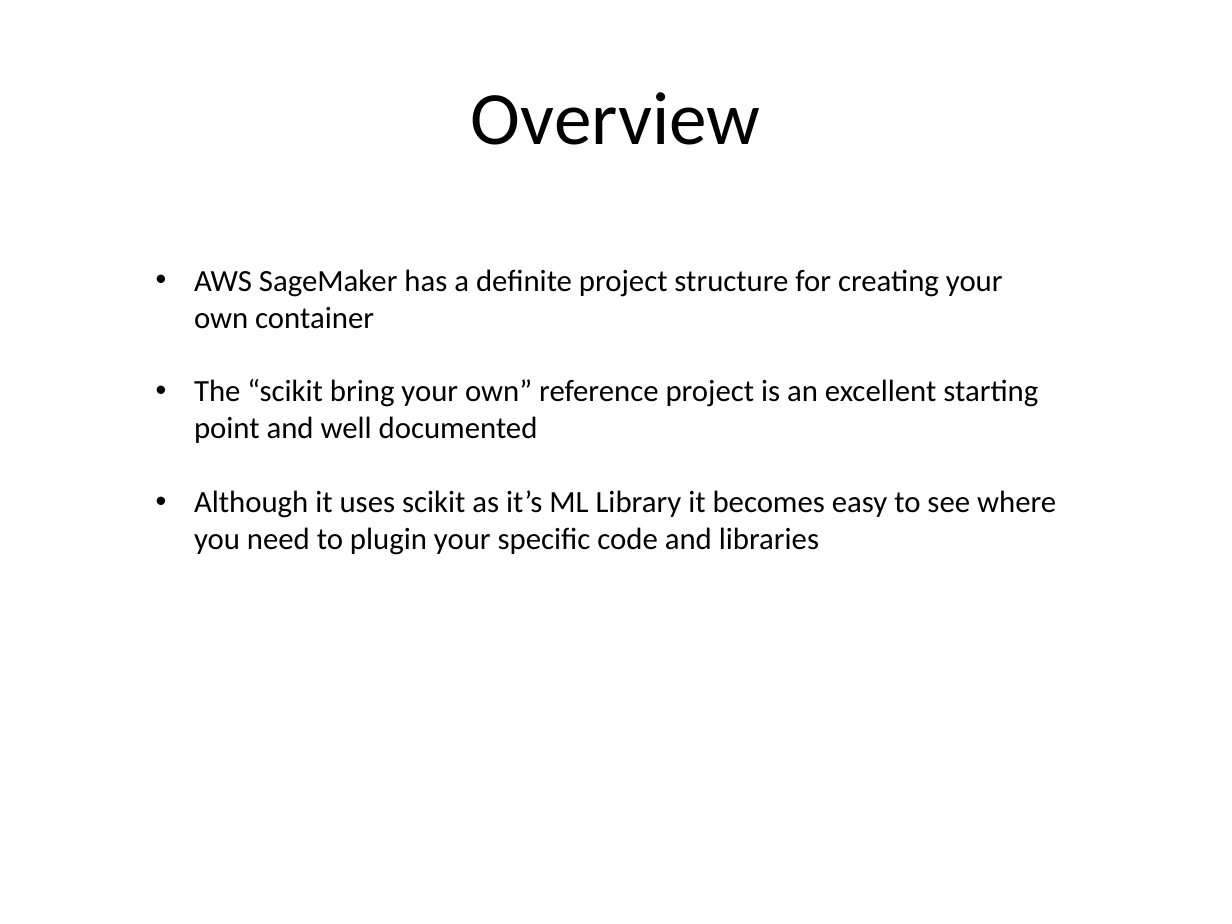
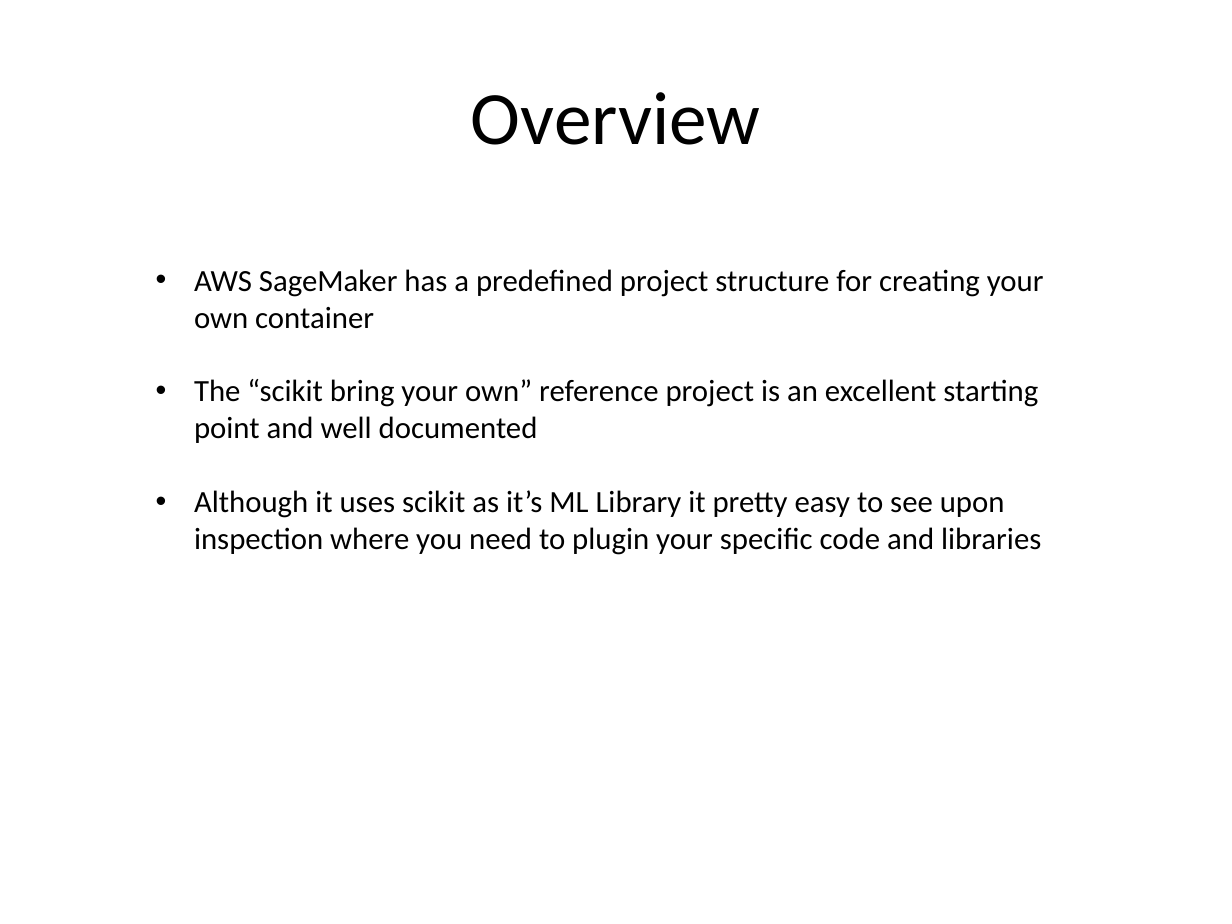
Before and after one commit to kskalvar/aws-sagemaker-planesnet-tflearn-bring-your-own-container, a slide deck: slide 4 of slides/AWS-Sagemaker-Planesnet-TFLearn-Bring-Your-Own-Container.pptx. Drawn at 1232x924 pixels with LibreOffice and Linux fonts; fonts in the diff are those of the drawing. Boxes give left, top, right and bottom in pixels: in the first picture for what was removed or moved away, otherwise in the second. Text is boxed around its words. In the diff, an @@ line names an element or a change of style, - is before the commit and + after.

Commit message:
Updated slides

```diff
--- a/slides/AWS-Sagemaker-Planesnet-TFLearn-Bring-Your-Own-Container.pptx
+++ b/slides/AWS-Sagemaker-Planesnet-TFLearn-Bring-Your-Own-Container.pptx
@@ text at (194, 269, 1044, 329): text changed @@
-• AWS SageMaker has a definite project structure for creating your own container
+• AWS SageMaker has a predefined project structure for creating your own container
@@ text at (194, 490, 1041, 555): text changed @@
-• Although it uses scikit as it’s ML Library it becomes easy to see where you need to plugin your specific code and libraries
+• Although it uses scikit as it’s ML Library it pretty easy to see upon inspection where you need to plugin your specific code and libraries
```
Also in this commit, not shown: 2 other slides changed, 2 slides added.
